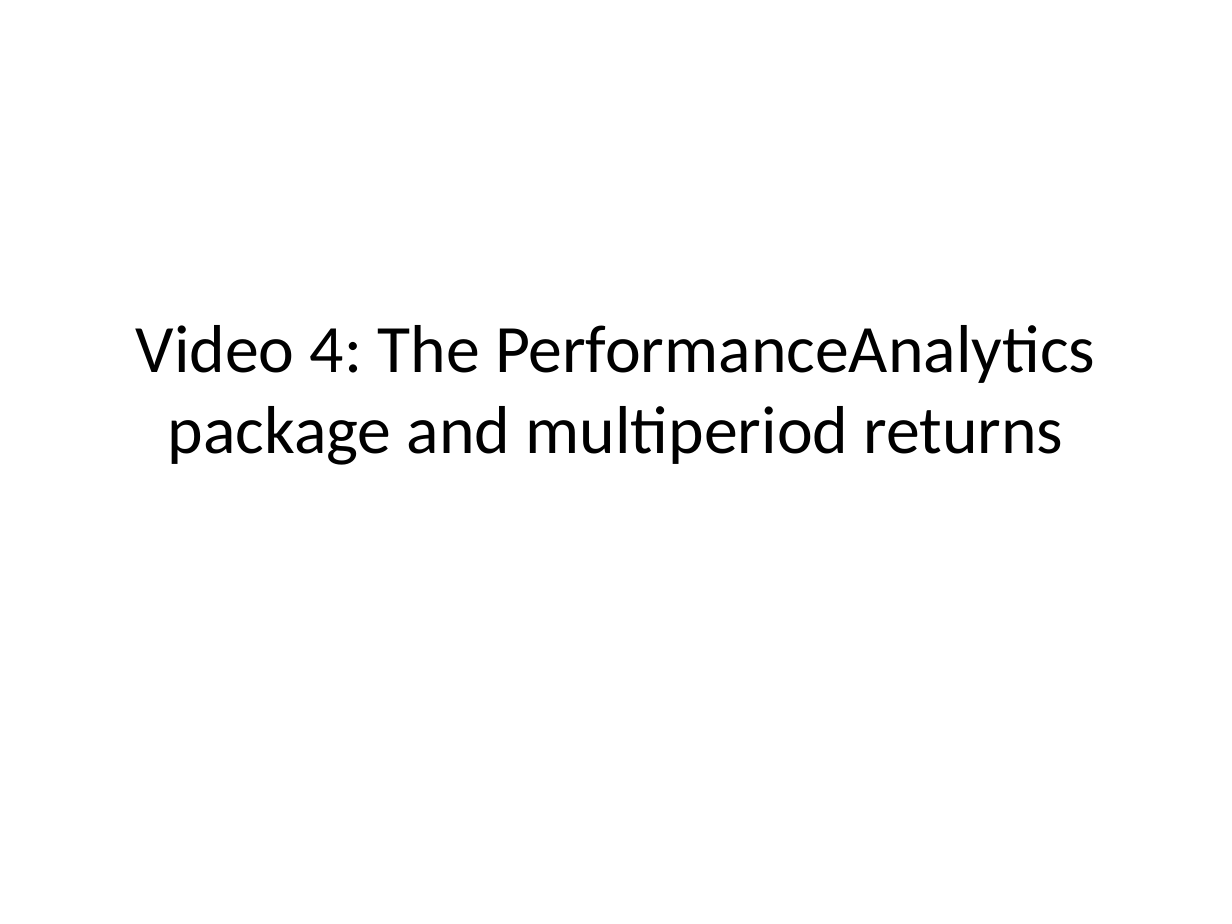
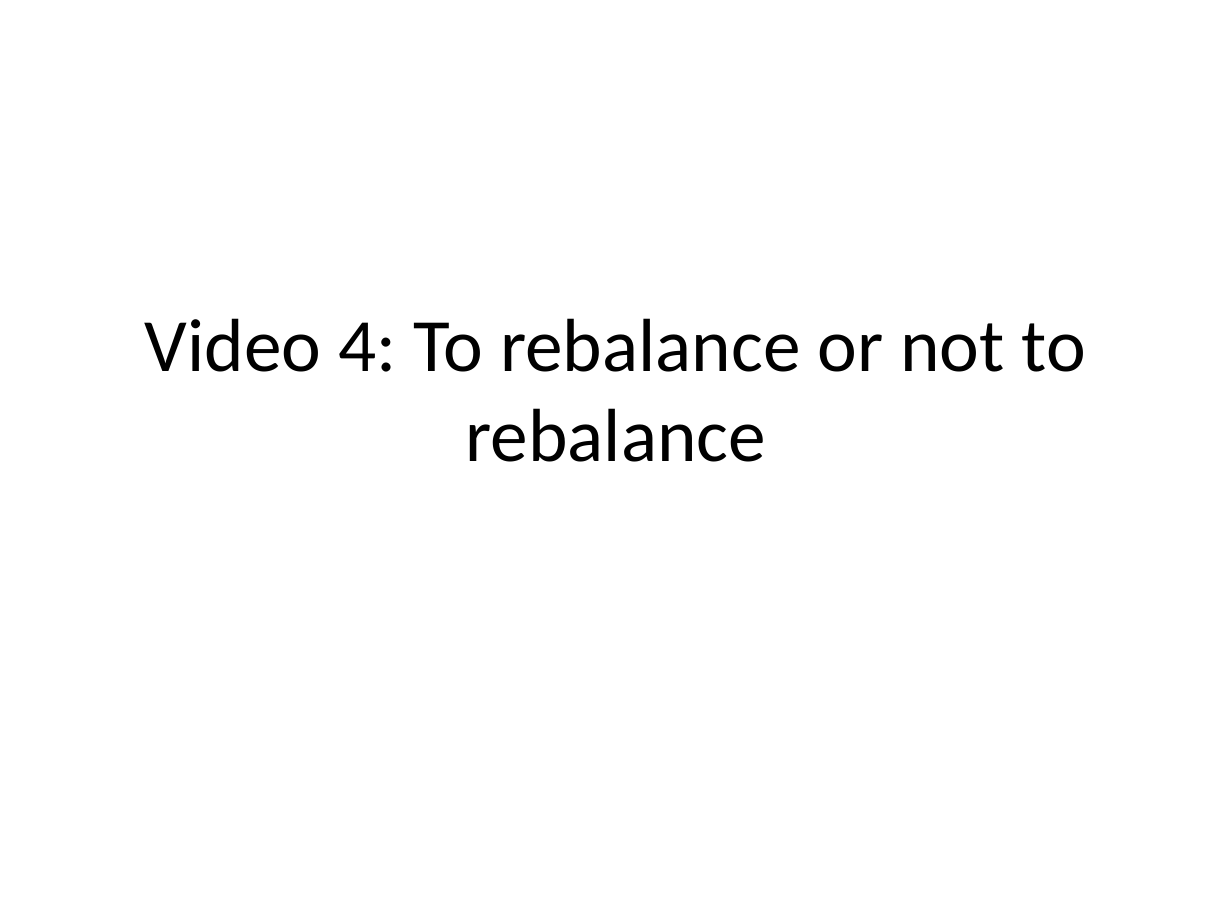
Before and after one commit to saciestudio/courses-intro-portfolio-analysis, a slide deck: slide 26 of scripts/Chapter1.pptx. Drawn at 1232x924 pixels with LibreOffice and Linux fonts; fonts in the diff are those of the drawing. Boxes give left, top, right and bottom in pixels: in the first picture for what was removed or moved away, otherwise in the second. Text is boxed around its words. In the diff, an @@ line names an element or a change of style, - is before the commit and + after.

Commit message:
chap 1 script video perf

```diff
--- a/scripts/Chapter1.pptx
+++ b/scripts/Chapter1.pptx
@@ title at box(145, 318, 1086, 462): text changed; size 39.6 to 44 pt @@
-Video 4: The PerformanceAnalytics package and multiperiod returns
+Video 4: To rebalance or not to rebalance
```
Also in this commit, not shown: 1 other slide changed, 1 slide added, 2 other files.
